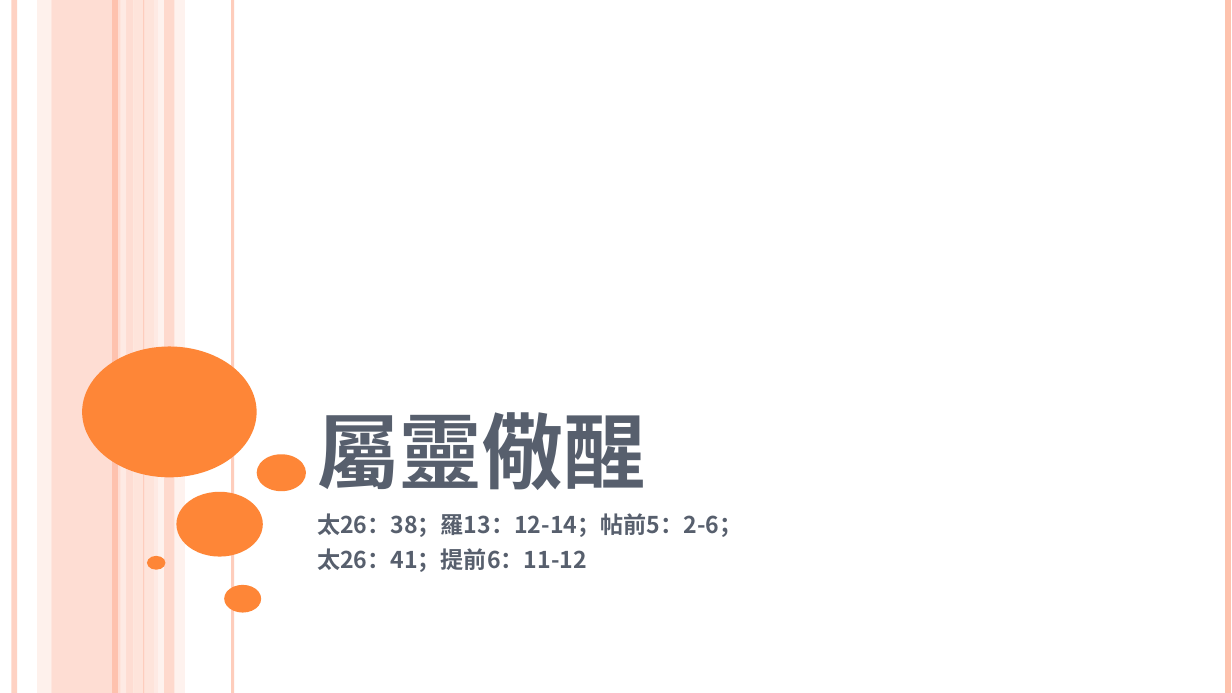
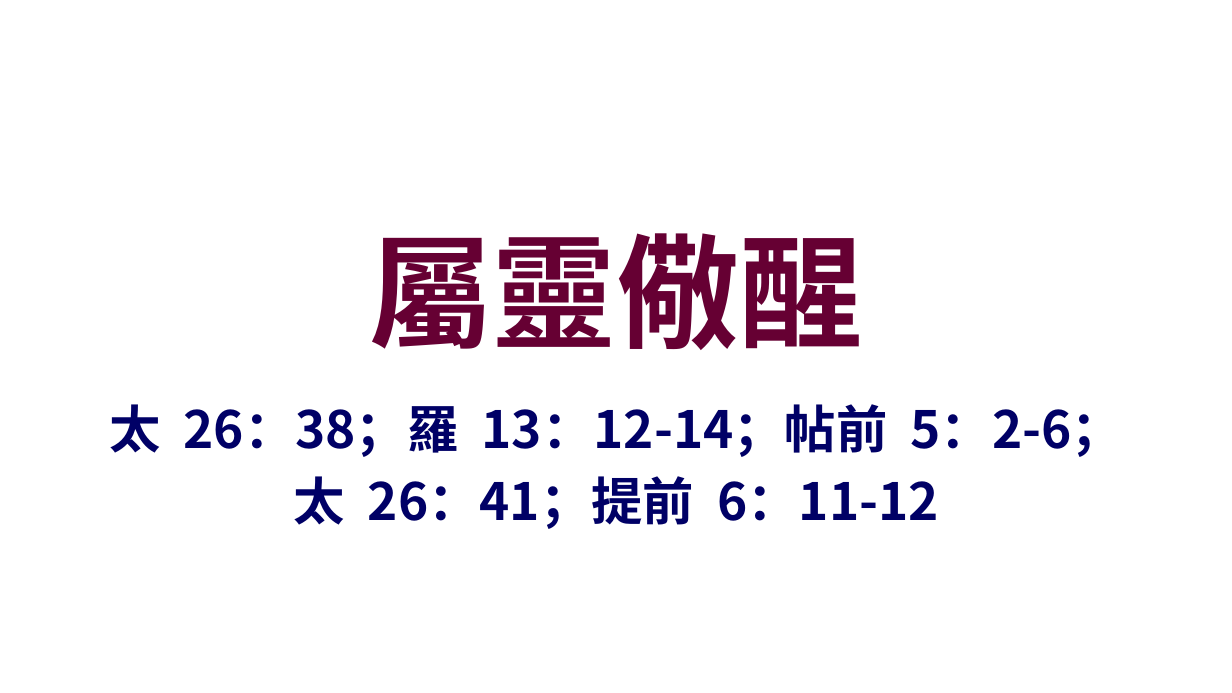
Before and after one commit to batisuoc/worship-resources, a slide deck: slide 1 of 53屬靈儆醒.pptx. Drawn at 1232x693 pixels with LibreOffice and Linux fonts; fonts in the diff are those of the drawing; background and template pictures are left out. Boxes give left, top, right and bottom in pixels: in the first picture for what was removed or moved away, otherwise in the second. Text is boxed around its words. In the diff, an @@ line names an element or a change of style, - is before the commit and + after.

Commit message:
Update ppt 53

```diff
--- a/53屬靈儆醒.pptx
+++ b/53屬靈儆醒.pptx
@@ line removed from (15, 0) to (15, 693) @@
@@ rectangle removed at (37,0,51,693) @@
@@ rectangle removed at (52,0,134,693) @@
@@ line removed from (116, 0) to (116, 693) @@
@@ line removed from (123, 0) to (123, 693) @@
@@ rectangle removed at (133,0,158,693) @@
@@ line removed from (144, 0) to (144, 693) @@
@@ rectangle removed at (153,0,185,693) @@
@@ rectangle removed at (165,0,175,693) @@
@@ line removed from (233, 0) to (233, 693) @@
@@ line removed from (1228, 0) to (1228, 693) @@
@@ title "屬靈儆醒": place and size @@
-title "屬靈儆醒" at (317,412,645,490)
+title "屬靈儆醒" at (370,233,863,350)
@@ title "屬靈儆醒" at (370,233,863,350): size 80 to 96 pt, text colour #575F6D to #660033, small capitals off; alignment left to centre; vertical alignment bottom to middle @@
@@ ellipse removed at (82,347,257,478) @@
@@ subtitle at (109,404,1123,529): text changed; size 18 to 40 pt; text colour #575F6D to #000066 @@
-太26：38；羅13：12-14；帖前5：2-6；
-太26：41；提前6：11-12
+太 26：38；羅 13：12-14；帖前 5：2-6；
+太 26：41；提前 6：11-12
@@ ellipse removed at (257,455,306,492) @@
@@ ellipse removed at (177,492,263,556) @@
@@ ellipse removed at (147,556,165,570) @@
@@ ellipse removed at (225,585,262,613) @@
```
Also in this commit, not shown: 6 other slides changed, 1 slide added.
